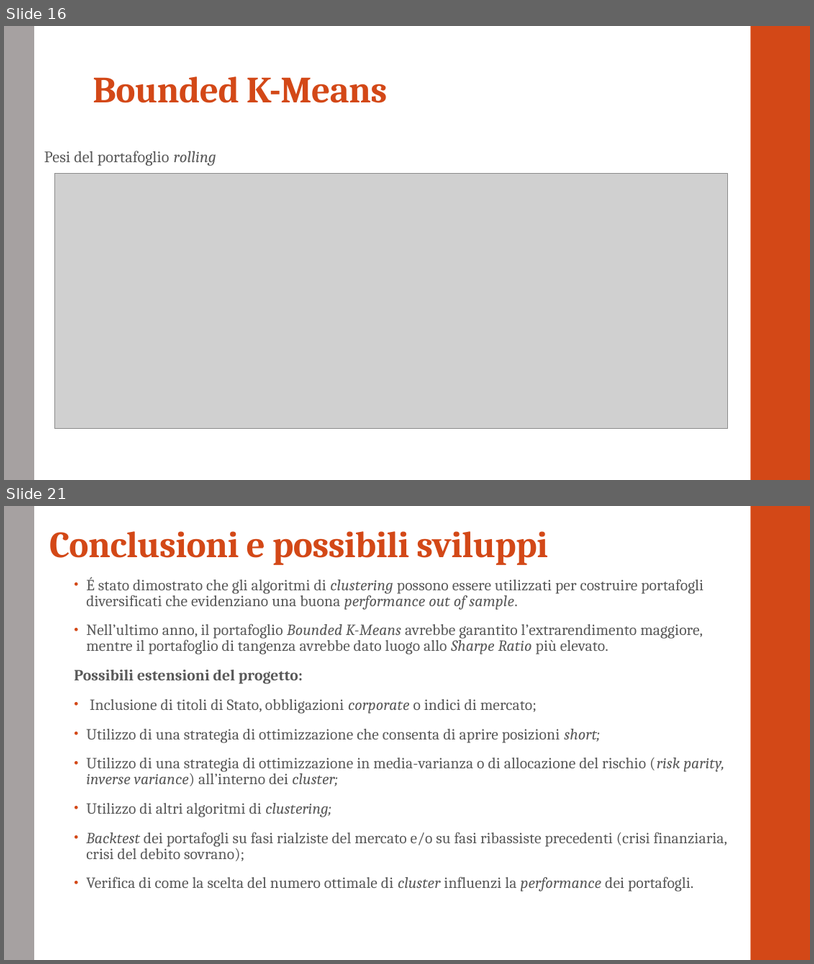
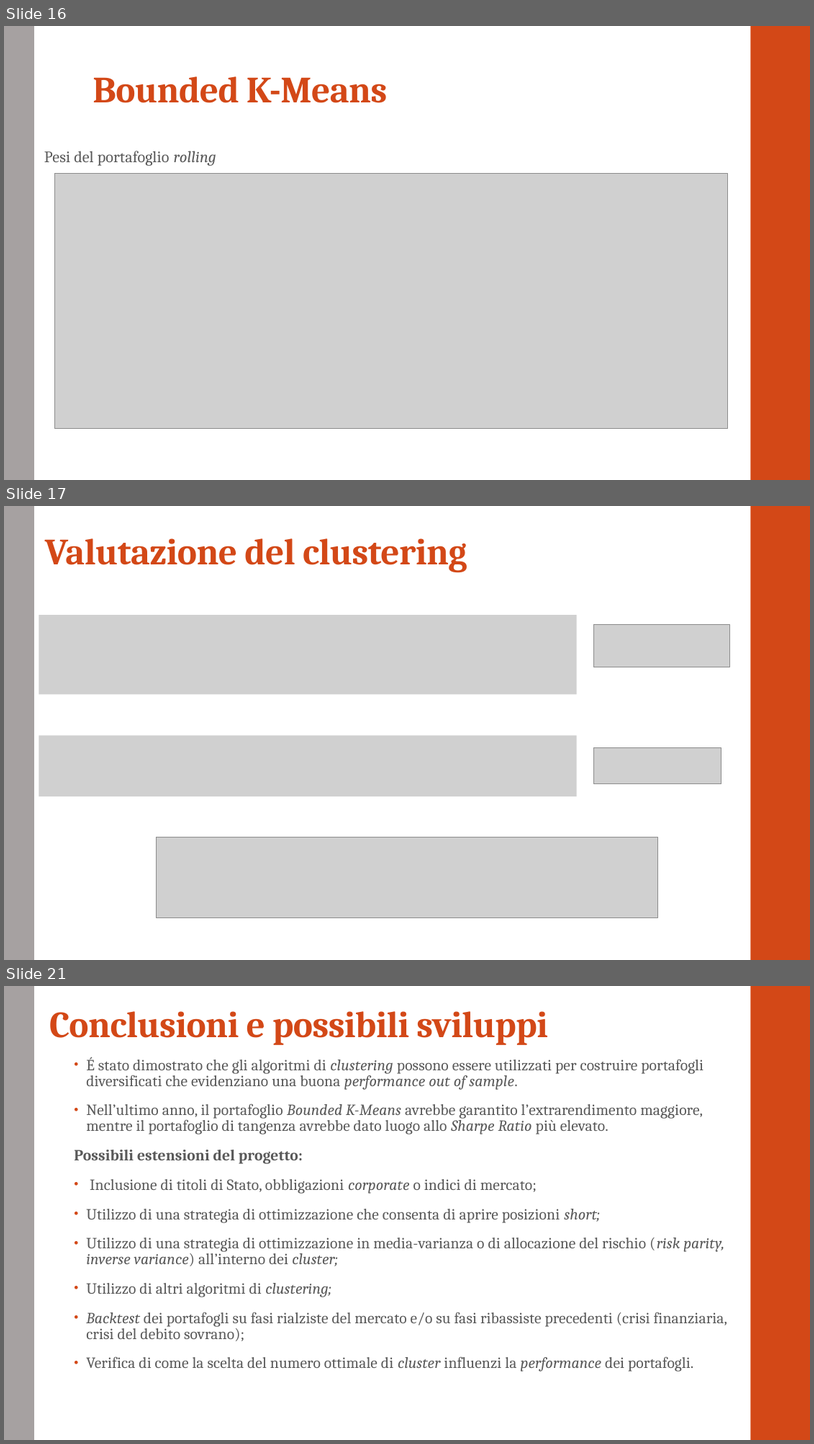
Before and after one commit to GiadaV/PROGETTO-PYTHON, a slide deck: presentazione.pptx. Shown one above the other, each under a label of ours: slides 16 and 21 before the commit, slides 16, 17 and 21 after it; the slides between them are not shown. The pictures are 814x964 and 814x1444 pixels, drawn with LibreOffice and Linux fonts; fonts in the diff are those of the drawing; grey boxes stand for pictures. Boxes give left, top, right and bottom in pixels: in the first picture for what was removed or moved away, otherwise in the second. Text is boxed around its words. In the diff, an @@ line names an element or a change of style, - is before the commit and + after.

```diff
--- a/presentazione.pptx
+++ b/presentazione.pptx
@@ slide 17 added at <box>4,506,810,960</box>, background #FFFFFF; not listed: 2 template elements that a slide beside it also shows @@
@@ title added at <box>45,538,468,573</box>, 44 pt, text #D34817, bold @@
+Valutazione del clustering
@@ picture added at <box>39,615,578,694</box> @@
@@ picture added at <box>594,624,730,667</box> @@
@@ picture added at <box>39,735,578,796</box> @@
@@ picture added at <box>594,748,721,784</box> @@
@@ picture added at <box>157,837,658,918</box> @@
```
Also in this commit, not shown: 4 slides changed, 3 other slides added, 4 slides removed.
